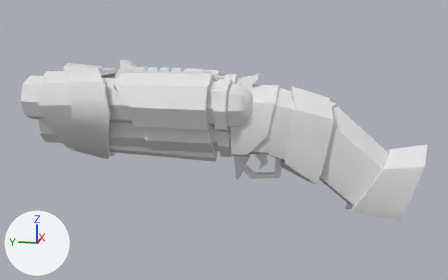
The Blender file Assets/Project/Sandboxes/Shotgun/shotgun.blend as it was, and as the next commit left it.
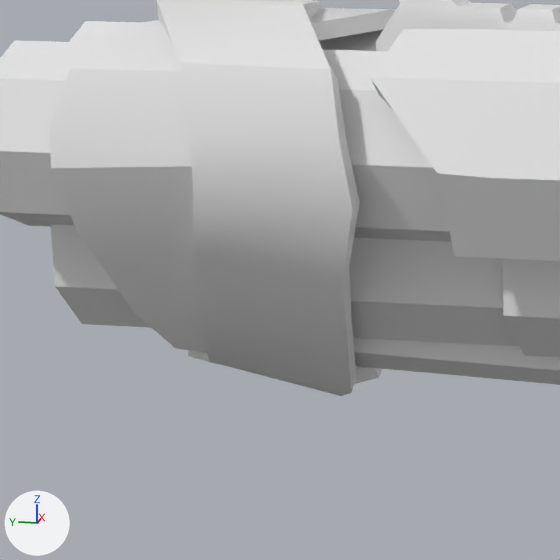
Old and new are each drawn whole from a 50 mm lens placed at (-13.24, -2.64, 3.52), pointed at (0.0, 0.0, 0.21) and again close up on the part from 6% to 35% of the width and 24% to 71% of the height. The lights are fixed; the arrows at lower left show +X, +Y and +Z.

Objects in the first close-up: 'barrel'.
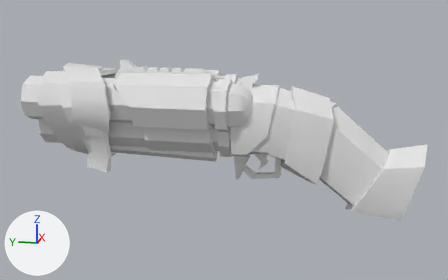
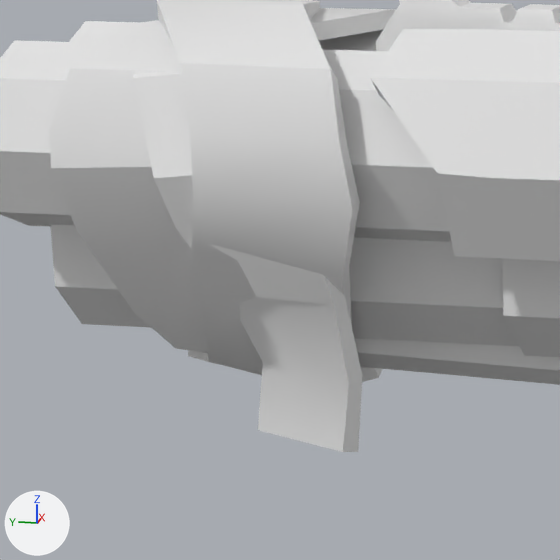
Pixel boxes [x1, y1, x2, y2] of what changed, in the close-ups (560 x 560 px):
'barrel.004', shown: after [133, 67, 363, 452]

The change in detail:
Object 'barrel.004' (ob_barrel_004) is now shown.
